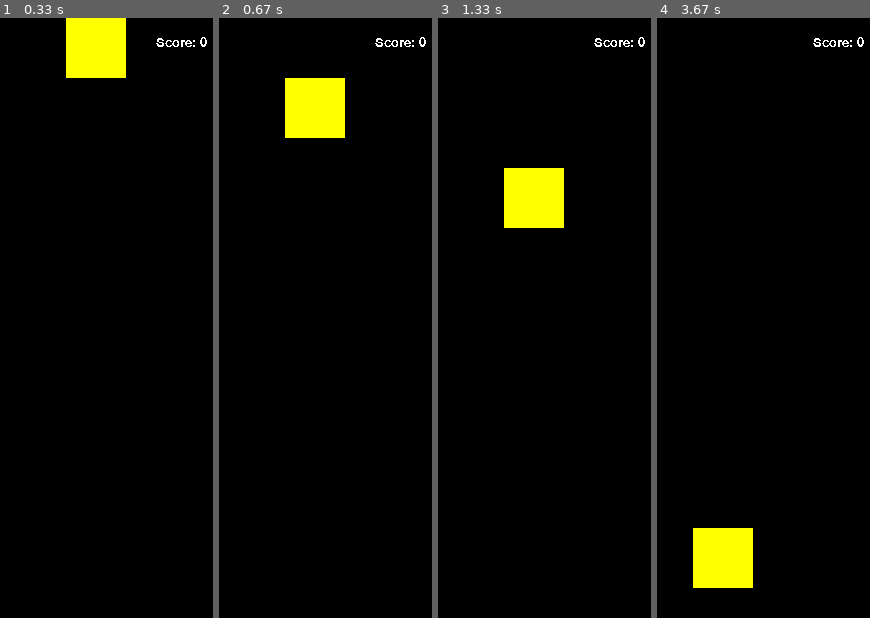
Above: before the commit, frames 1-4 (left to right).
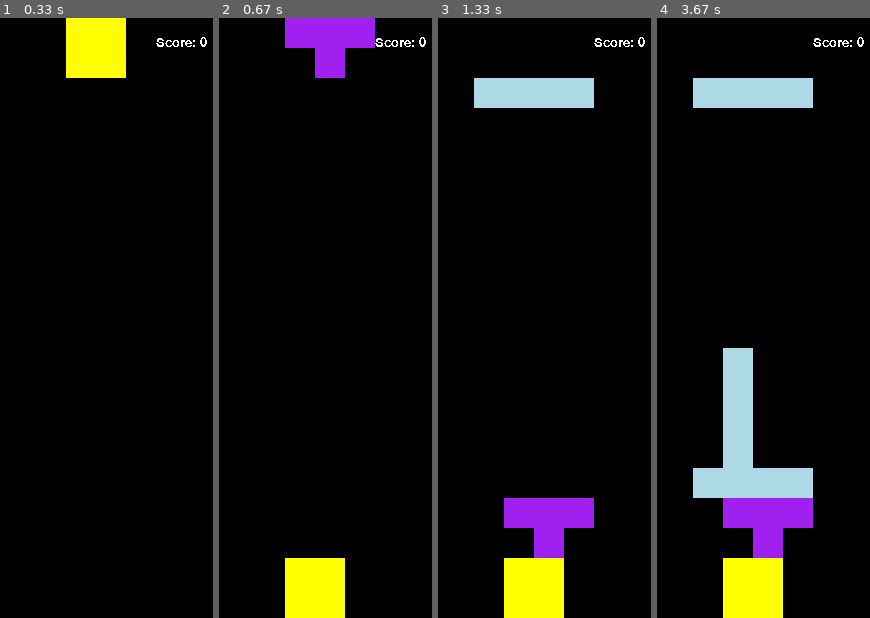
Above: after the commit, the same moments.

Repository: lolloz98/pygame_games
Game: pygame game, started from tetris/main.py
Same seed, same stepped clock (60 frames per second), same inputs: the game is played once before the commit and once after it.
Inputs:
- Up to frame 1 (0.33 s): no input
- Up to frame 2 (0.67 s): hold F from 0.33 s (still down); hold D from 0.33 s (still down)
- Up to frame 3 (1.33 s): release F at 0.8 s; release D at 0.8 s; hold D 0.83-1.3 s; tap Space at 0.9, 1.2 s
- Up to frame 4 (3.67 s): hold D 1.33-1.8 s; tap Space at 1.4, 1.7, 1.9, 2.2, 2.47, 2.8, 3.1, 3.23, 3.53 s; hold A 1.83-2.37 s; hold S 2.4-2.7 s; tap F at 2.55 s; hold A 2.73-3.13 s; hold D from 3.17 s (still down)

Frame 1 is identical in both runs. In frame 2, 8.5% of the frame differs, in the area x 30-74%, y 0-100%; in frame 3, 11%; in frame 4, 15%, in the area x 16-74%, y 10-100%.

Commit message:
TETRIS Much better input handling and more readable code to handle collisions and more movements to the piece before it goes down. The game is finally playable :)

Diff:
--- a/tetris/main.py
+++ b/tetris/main.py
@@ -25,8 +25,9 @@
 score: int = 0
 started: bool = False
 died: bool = False
-difficulty: int = 0
+difficulty: float = 0
 next_score_for_inc: int = 0
+
 
 def reset():
     global piece
@@ -40,14 +41,29 @@
     global died
     died = False
     global difficulty
-    difficulty = 5
+    difficulty = 0
     global next_score_for_inc
     next_score_for_inc = 10
 
 
 reset()
 
+# We make this project to be fps independent
+last_time = time.time()
+since_down = 0
 while True:
+    tmp = time.time()
+    dt = tmp - last_time
+    last_time = tmp
+
+    if dt > 3 / 60:
+        # if dt gets too large the steps of character becomes too large and we might get
+        # weird behaviour
+        continue
+
+    since_down += dt
+
+    immediately_down = False
     # draw our elements and update everything
     for event in pygame.event.get():
         if event.type == pygame.QUIT:
@@ -63,31 +79,40 @@
             if event.key == pygame.K_s:
                 piece.move(pieces.Dir.RIGHT, tile_manager.group)
             if event.key == pygame.K_d:
-                pass
+                immediately_down = True
             if event.key == pygame.K_f:
                 piece.rotate(tile_manager.group)
-    if started:
+
+    keys = pygame.key.get_pressed()
+    tmp_time_to_go_down = 1 - difficulty
+    if keys[pygame.K_SPACE]:
+        tmp_time_to_go_down /= 3
+
+    if started and since_down > tmp_time_to_go_down and not immediately_down:
         piece.down()
+        since_down = 0
+    elif immediately_down and started:
+        while not piece.isCollided(tile_manager.group, height):
+            piece.down()
 
-    if piece.collidedBefore():
+    if piece.isCollided(tile_manager.group, height):
+        piece.up()
+        tile_manager.addBlocks(piece.blocks)
+        s = tile_manager.detectAndDeleteCompleteRows()
+        while s != 0:
+            score += s * s
+            s = tile_manager.detectAndDeleteCompleteRows()
+        piece = pieces.generateRandomPiece(spawn_point, block_size)
         if piece.isCollided(tile_manager.group, height):
-            piece.up()
-            tile_manager.addBlocks(piece.blocks)
-            s = tile_manager.detectAndDeleteCompleteRows()
-            while s != 0:
-                score += s * s
-                s = tile_manager.detectAndDeleteCompleteRows()
-            piece = pieces.generateRandomPiece(spawn_point, block_size)
-            if piece.isCollided(tile_manager.group, height):
-                started = False
-                died = True
-        else:
-            piece.setHasCollided(False)
+            started = False
+            died = True
+
     if not died and piece.isCollided(tile_manager.group, height):
         piece.up()
-        piece.setHasCollided()
+
     if not died and started and next_score_for_inc < score:
-        difficulty += (score - next_score_for_inc) // 10 + 1
+        difficulty += (score - next_score_for_inc) // 100 + 0.1
+        difficulty = min(1, difficulty)
         next_score_for_inc = (score // 10) * 10 + 10
 
     screen.fill('#000000')
@@ -98,7 +123,7 @@
     screen.blit(text_surface, (int(width * 0.70), int(height * 0.03)))
     if died:
         screen.fill('#000000')
-        difficulty = 5
+        difficulty = 0
         died_surface = die_font.render('You Died!', False, '#FFFFFF')
         die_rect = died_surface.get_rect(midbottom=(int(width * 0.5), int(height * 0.5)))
         screen.blit(died_surface, die_rect)
@@ -107,4 +132,4 @@
         screen.blit(big_score_surface, big_score_ret)
     pygame.display.update()
     # Here we use a "hack" to increase difficulty: we just increment the fps to increment it
-    clock.tick(difficulty)
+    clock.tick(60)
--- a/tetris/pieces.py
+++ b/tetris/pieces.py
@@ -106,7 +106,6 @@
         self.size_of_block = size_of_block
         self.center = center
         self.setBlocksPos()
-        self.hasCollided = False
 
     def setBlocksPos(self):
         for i, b in enumerate(self.blocks):
@@ -182,12 +181,6 @@
     def draw(self, screen):
         self.group.draw(screen)
 
-    def setHasCollided(self, val=True):
-        self.hasCollided = val
-
-    def collidedBefore(self):
-        return self.hasCollided
-
 
 class SingleBlock(pygame.sprite.Sprite):
     def __init__(self, color='Red', size=(30, 30)):
